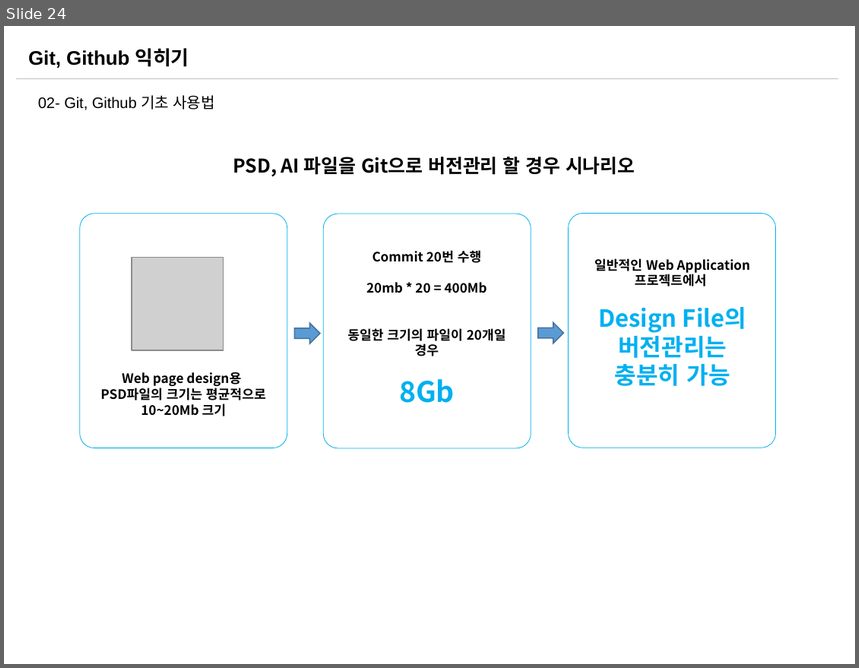
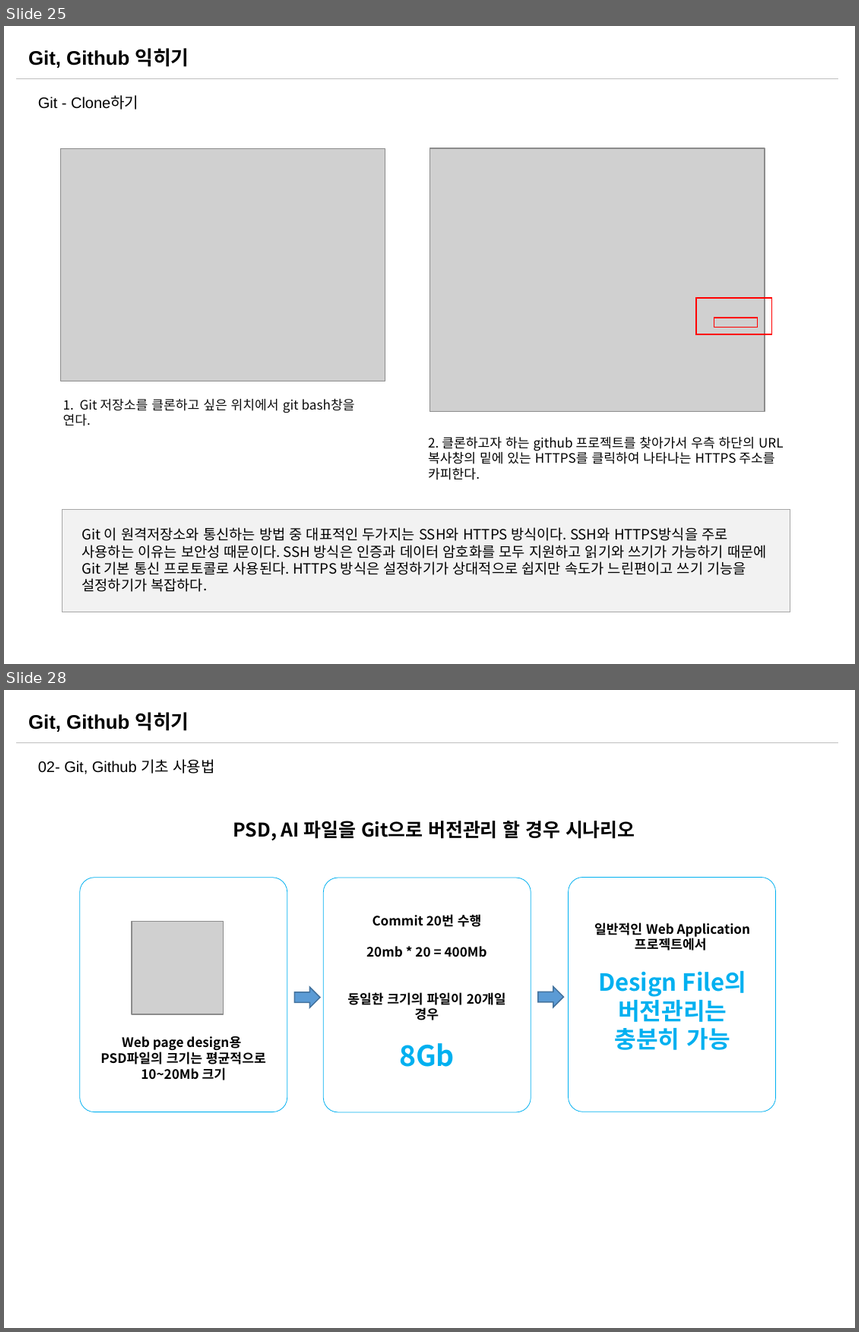
Before and after one commit to sabin21/NodeJS_Workflow_Study, a slide deck: CH00_Git_Github.pptx. Shown one above the other, each under a label of ours: slide 24 before the commit, slides 25 and 28 after it; the slides between them are not shown. The pictures are 859x668 and 859x1332 pixels, drawn with LibreOffice and Linux fonts; fonts in the diff are those of the drawing; grey boxes stand for pictures. Boxes give left, top, right and bottom in pixels: in the first picture for what was removed or moved away, otherwise in the second. Text is boxed around its words. In the diff, an @@ line names an element or a change of style, - is before the commit and + after.

```diff
--- a/CH00_Git_Github.pptx
+++ b/CH00_Git_Github.pptx
@@ slide 25 added at [4,26,855,664], background #FFFFFF; not listed: 2 template elements that a slide beside it also shows @@
@@ text added at [38,96,139,110], 12.9 pt, text #000000 @@
+Git - Clone하기
@@ picture added at [60,148,385,381] @@
@@ picture added at [430,148,764,412] @@
@@ rectangle added at [696,298,772,335], outline #FF0000 1 pt @@
@@ rectangle added at [714,318,757,327], outline #FF0000 1 pt @@
@@ text added at [63,398,355,427], 11 pt, text #0D0D0D @@
+1. Git 저장소를 클론하고 싶은 위치에서 git bash창을 연다.
@@ text added at [428,436,784,480], 11 pt, text #000000 @@
+2. 클론하고자 하는 github 프로젝트를 찾아가서 우측 하단의 URL 복사창의 밑에 있는 HTTPS를 클릭하여 나타나는 HTTPS 주소를 카피한다.
@@ rectangle added at [62,509,790,613], fill #F2F2F2, outline #A6A6A6 0.75 pt, 12 pt, text #000000 @@
+Git 이 원격저장소와 통신하는 방법 중 대표적인 두가지는 SSH와 HTTPS 방식이다. SSH와 HTTPS방식을 주로 사용하는 이유는 보안성 때문이다. SSH 방식은 인증과 데이터 암호화를 모두 지원하고 읽기와 쓰기가 가능하기 때문에 Git 기본 통신 프로토콜로 사용된다. HTTPS 방식은 설정하기가 상대적으로 쉽지만 속도가 느린편이고 쓰기 기능을 설정하기가 복잡하다.
@@ what was slide 24 is now slide 28 @@
```
Also in this commit, not shown: 5 slides changed, 3 other slides added.
